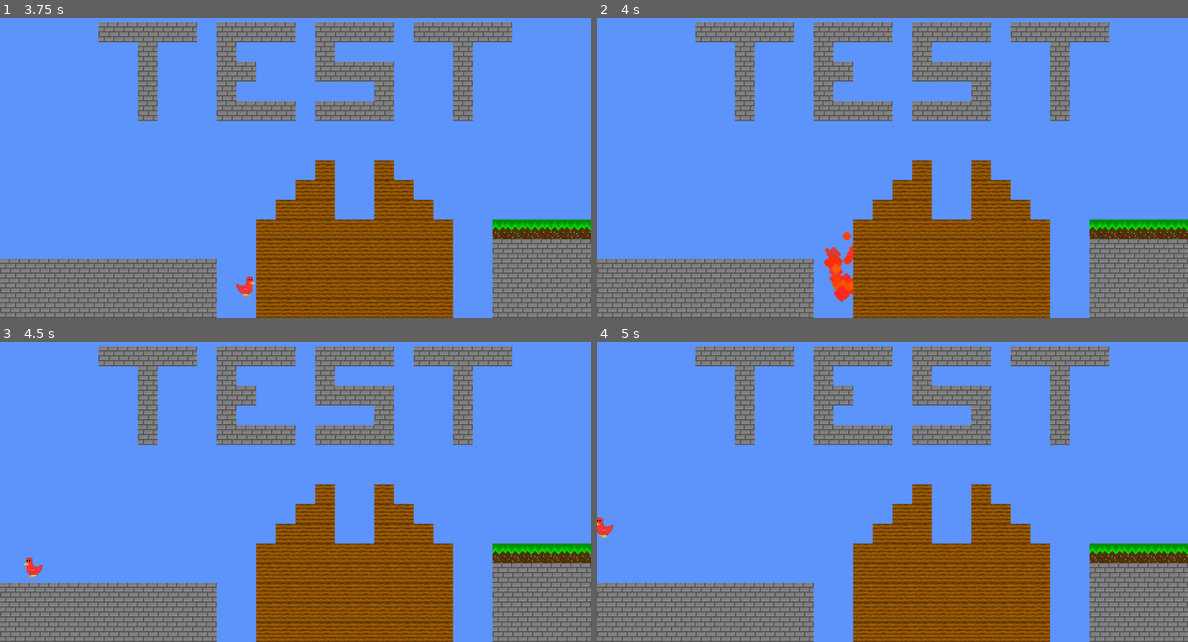
Above: before the commit, frames 1-4 (two rows, left to right).
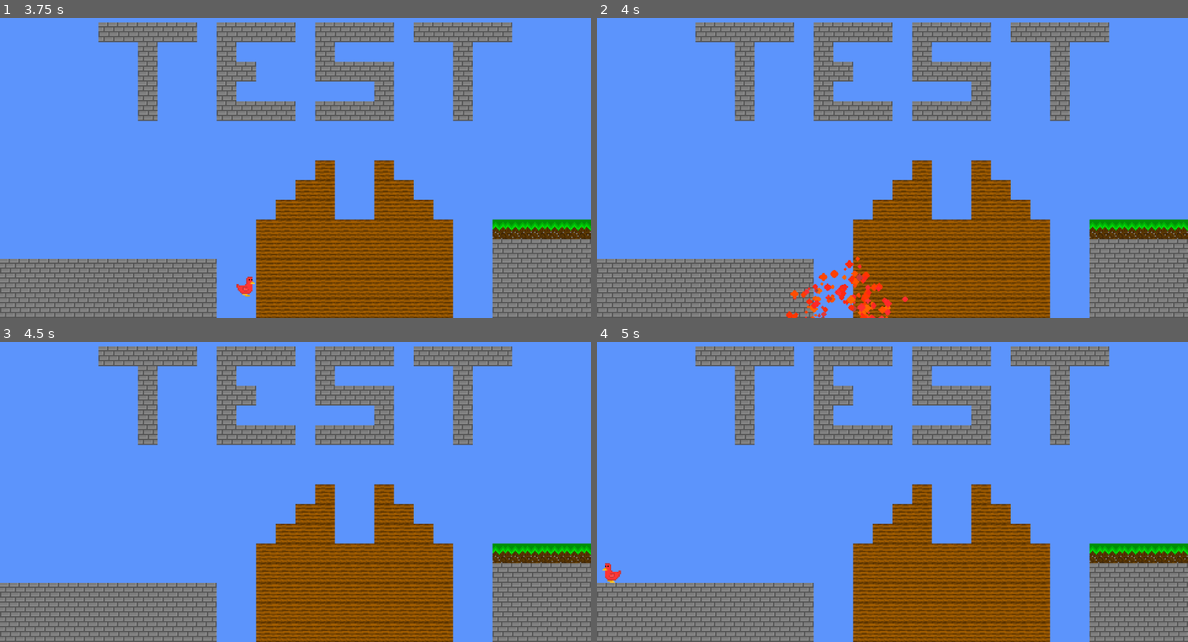
Above: after the commit, the same moments.

Repository: Birb-Games/birb-run
Game: Godot game, scene res://scenes/Root.tscn
Two runs of this game, one before a commit and one after it. Both use one fixed random seed, a clock stepped at 60 frames per second and the inputs below.
Inputs:
- Up to frame 1 (3.75 s): tap Enter at 0.5 s; hold Right (move_right) 0.53-2.03 s; tap Up (jump) at 0.77, 1.52, 3.02 s; hold Left (move_left) 2.03-2.78 s; hold Right (move_right) from 2.78 s (still down)
- Up to frame 2 (4 s): keep holding Right (move_right); tap Up (jump) at 3.77 s
- Up to frame 3 (4.5 s): release Right (move_right) at 4.28 s; hold Left (move_left) from 4.28 s (still down)
- Up to frame 4 (5 s): keep holding Left (move_left); tap Up (jump) at 4.52 s

Frame 1 is identical in both runs. In frame 2, 1.4% of the frame differs, in the area x 32-53%, y 71-100%; in frame 3, 0.1%; in frame 4, 0.2%.

Commit message:
update particle appearance, fixed some bugs in the code, and updated how the game handles the player's death to make it a little more robust

Diff:
--- a/scenes/Character.tscn
+++ b/scenes/Character.tscn
@@ -1,8 +1,9 @@
-[gd_scene load_steps=10 format=3 uid="uid://cclinrvnuno6c"]
+[gd_scene load_steps=12 format=3 uid="uid://cclinrvnuno6c"]
 
 [ext_resource type="Script" path="res://scripts/CharacterBody2D.gd" id="1_yfkd8"]
 [ext_resource type="Texture2D" uid="uid://dsbxufabiasgo" path="res://assets/sprites/player.png" id="2_ww34p"]
 [ext_resource type="Script" path="res://scripts/PlayerAnimationController.gd" id="3_g4rha"]
+[ext_resource type="Texture2D" uid="uid://unqktk43tabt" path="res://assets/sprites/death_particle.png" id="4_7r42h"]
 
 [sub_resource type="RectangleShape2D" id="RectangleShape2D_qsq7k"]
 size = Vector2(12, 15)
@@ -48,6 +49,19 @@
 "speed": 5.0
 }]
 
+[sub_resource type="ParticleProcessMaterial" id="ParticleProcessMaterial_6b8du"]
+lifetime_randomness = 1.0
+particle_flag_disable_z = true
+direction = Vector3(0, -1, 0)
+spread = 180.0
+initial_velocity_min = 200.0
+initial_velocity_max = 300.0
+gravity = Vector3(0, 98, 0)
+scale_min = 0.25
+scale_max = 0.88
+hue_variation_min = -0.06
+hue_variation_max = 0.4
+
 [node name="Character" type="CharacterBody2D"]
 z_index = 1
 script = ExtResource("1_yfkd8")
@@ -63,3 +77,13 @@
 animation = &"idle"
 autoplay = "idle"
 script = ExtResource("3_g4rha")
+
+[node name="DeathParticles" type="GPUParticles2D" parent="."]
+emitting = false
+amount = 280
+process_material = SubResource("ParticleProcessMaterial_6b8du")
+texture = ExtResource("4_7r42h")
+one_shot = true
+explosiveness = 0.75
+
+[connection signal="just_died" from="." to="." method="_on_just_died"]
--- a/scenes/DeathBoundary.tscn
+++ b/scenes/DeathBoundary.tscn
@@ -1,39 +1,14 @@
-[gd_scene load_steps=5 format=3 uid="uid://dc8es0k4ttlx5"]
+[gd_scene load_steps=3 format=3 uid="uid://dc8es0k4ttlx5"]
 
 [ext_resource type="Script" path="res://scripts/DeathBoundary.gd" id="1_nvy3n"]
-[ext_resource type="Texture2D" uid="uid://unqktk43tabt" path="res://assets/sprites/death_particle.png" id="2_oiomv"]
 
 [sub_resource type="WorldBoundaryShape2D" id="WorldBoundaryShape2D_bvt76"]
 distance = -544.0
 
-[sub_resource type="ParticleProcessMaterial" id="ParticleProcessMaterial_3hodo"]
-lifetime_randomness = 1.0
-particle_flag_disable_z = true
-direction = Vector3(0, -1, 0)
-spread = 15.0
-initial_velocity_min = 300.0
-initial_velocity_max = 450.0
-gravity = Vector3(0, 98, 0)
-scale_min = 0.5
-scale_max = 1.75
-hue_variation_min = -0.06
-hue_variation_max = 0.4
-
-[node name="DeathBoundary" type="Area2D" node_paths=PackedStringArray("death_particles")]
+[node name="DeathBoundary" type="Area2D"]
 script = ExtResource("1_nvy3n")
-death_particles = NodePath("GPUParticles2D")
 
 [node name="CollisionShape2D" type="CollisionShape2D" parent="."]
 shape = SubResource("WorldBoundaryShape2D_bvt76")
 
-[node name="GPUParticles2D" type="GPUParticles2D" parent="."]
-emitting = false
-amount = 35
-process_material = SubResource("ParticleProcessMaterial_3hodo")
-texture = ExtResource("2_oiomv")
-lifetime = 0.5
-one_shot = true
-explosiveness = 0.75
-local_coords = true
-
 [connection signal="body_entered" from="." to="." method="_on_body_entered"]
--- a/scripts/CharacterBody2D.gd
+++ b/scripts/CharacterBody2D.gd
@@ -5,10 +5,34 @@
 
 var home: Marker2D
 
+signal just_died
+# in seconds
+const RESPAWN_DELAY = 1.0
+# are we dead?
+var dead = false
+var respawn_timer = 0.0
+
 # Get the gravity from the project settings to be synced with RigidBody nodes.
 var gravity = ProjectSettings.get_setting("physics/2d/default_gravity")
 
+func _ready():
+	$DeathParticles.lifetime = RESPAWN_DELAY / 2.0
+
+func _process(delta):
+	# update death timer
+	if respawn_timer <= 0.0 and dead:
+		dead = false
+		position = home.position
+		$AnimatedSprite2D.show()
+	elif respawn_timer > 0.0 and dead:
+		respawn_timer -= delta
+		$AnimatedSprite2D.hide()
+
 func _physics_process(delta):
+	# if the player is dead, do not do physics on them
+	if dead:
+		return
+
 	# Add the gravity.
 	if not is_on_floor():
 		velocity.y += gravity * delta
@@ -30,3 +54,8 @@
 func _on_load_level():
 	home = $"../Level/Home"
 	position = home.position
+
+func _on_just_died():
+	$DeathParticles.emitting = true
+	dead = true
+	respawn_timer = RESPAWN_DELAY
--- a/scripts/DeathBoundary.gd
+++ b/scripts/DeathBoundary.gd
@@ -1,30 +1,10 @@
 extends Area2D
 
-@export var death_particles: GPUParticles2D
-
-var home: Marker2D # Where the player starts in the level, must be updated on level change
 var player: CharacterBody2D
-var counter = 0
-
-const RESPAWN_DELAY = 40 # frames?
-
-signal player_died # currently unused
 
 func _ready():
 	player = $/root/Root/Player
 
-func _process(delta):
-	if counter == 1:
-		player.position = home.position
-	if counter > 0:
-		counter -= 1
-
 func _on_body_entered(body):
-	if body.name == player.name:
-		player_died.emit()
-		death_particles.position = player.position
-		death_particles.emitting = true
-		counter = RESPAWN_DELAY
-
-func _on_load_level():
-	home = $"../Level/Home"
+	if body.name == player.name and not player.dead:
+		player.just_died.emit()
--- a/scripts/Main.gd
+++ b/scripts/Main.gd
@@ -20,7 +20,9 @@
 
 func on_level_completed():
 	level_num += 1
+	var level = $Level
 	remove_child($Level)
+	level.queue_free()
 	_load_level()
 
 func _load_level():
@@ -42,7 +44,8 @@
 		$RightLevelEdge.position.x = bounding_rect.end.x * tile_size_x
 		$DeathBoundary/CollisionShape2D.shape.distance = -bounding_rect.end.y * tile_size_y
 
-		# Keep camera centered on the player
+		# Keep camera centered on the player (the player will be teleported to
+		# the home position and therefore we want to center on that position)
 		$Camera2D.center_onto($Level/Home.position)
 
 		load_level.emit()
